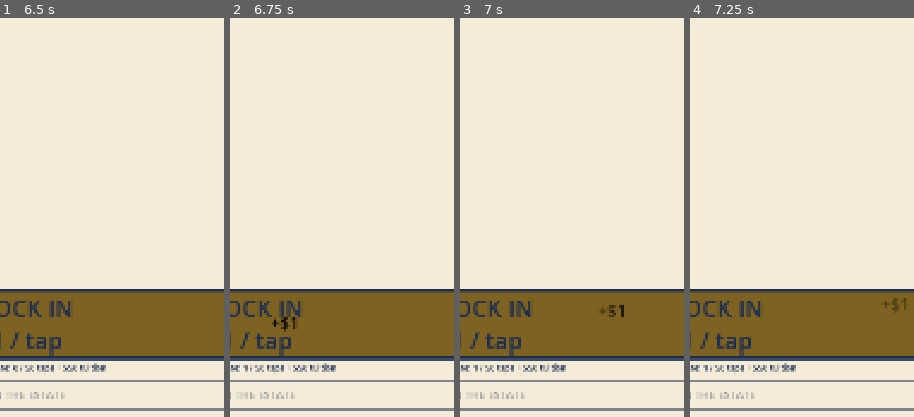
Above: before the commit, frames 1-4 (left to right).
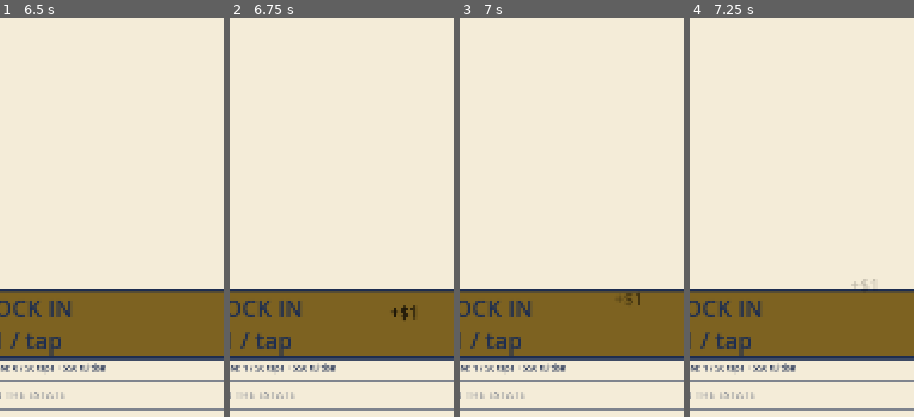
Above: after the commit, the same moments.

Repository: TimGoergen/american-tycoon
Game: Godot game, scene res://Main.tscn
Two runs of this game, one before a commit and one after it. Both use one fixed random seed, a clock stepped at 60 frames per second and the inputs below.
Inputs:
- Up to frame 1 (6.5 s): click "BUY MODE: ×1" at 0.5 s; click "BUY MODE: ×10" at 1.25 s; click "BUY MODE: ×100" at 2 s; click "BUY MODE: MAX" at 2.75 s; click "BUY ×1 $53" at 3.5 s; click "START" at 4.25 s; click "START" at 5 s; click "BUY ×1 $57" at 5.75 s
- Up to frame 2 (6.75 s): click "CLOCK IN $1 / tap" at 6.5 s
- Up to frame 3 (7 s): no input
- Up to frame 4 (7.25 s): no input
The pictures show only the part of the screen within x 46-96%, y 50-100%; the shares and areas given below are measured in that part.

Frame 1 is identical in both runs. In frame 2, 0.3% of the frame differs, in the area x 18-83%, y 71-79%; in frame 3, 0.3%; in frame 4, 0.2%.

Commit message:
Clock-in income floats: rise from center-right with a side-to-side wave
The "+income" labels now originate at the button's vertical center, 15%
of the width in from the right edge (±5px random), and float straight up
while swaying gently side to side (low-amplitude sine) and fading out,
instead of drifting from the left to the right end.

Co-Authored-By: Claude Opus 4.8 <noreply@anthropic.com>

Diff:
--- a/game/scripts/ui/WagePanel.gd
+++ b/game/scripts/ui/WagePanel.gd
@@ -63,11 +63,17 @@
 ## the frame thickness used in UiPalette.style_gold_progress.
 const SWEEP_FRAME_INSET := 8.0
 
-## Floating "+income" indicators: font size, how long each rises before vanishing,
-## and how far up it travels as a fraction of the meter's height.
+## Floating "+income" indicators that rise off the button on each earning tap.
+## They originate at the button's vertical center, INCOME_FLOAT_RIGHT_FRACTION of
+## the width in from the right edge (± INCOME_FLOAT_ORIGIN_JITTER px of random
+## spread), then float up while swaying gently side to side and fading out.
 const INCOME_FLOAT_FONT_SIZE := 40
 const INCOME_FLOAT_DURATION := 0.9
-const INCOME_FLOAT_RISE_FRACTION := 0.5
+const INCOME_FLOAT_RISE_FRACTION := 0.7    # how far up it travels (× button height)
+const INCOME_FLOAT_RIGHT_FRACTION := 0.15  # origin distance in from the right edge
+const INCOME_FLOAT_ORIGIN_JITTER := 5.0    # px of random spread on the origin x
+const INCOME_FLOAT_SWAY := 8.0             # px amplitude of the side-to-side wave
+const INCOME_FLOAT_WAVES := 1.5            # full side-to-side waves over the rise
 
 ## Seconds left in the current manual-tap blink. >0 means the blink is showing.
 var _flash_remaining := 0.0
@@ -334,27 +340,32 @@
 	label.mouse_filter = Control.MOUSE_FILTER_IGNORE
 	_wage_meter.add_child(label)
 
-	# Start at a slightly random spot in the left-center of the button; end near the
-	# right edge, risen by INCOME_FLOAT_RISE_FRACTION of the button's height. The
-	# text width keeps the right-end target fully on the plate.
-	var text_width := ThemeDB.fallback_font.get_string_size(
+	# Origin: the button's vertical center, INCOME_FLOAT_RIGHT_FRACTION of the width
+	# in from the right edge, with a few px of random spread on x. The label is
+	# centered on that point (its `position` is the top-left corner).
+	var text_size := ThemeDB.fallback_font.get_string_size(
 		label.text, HORIZONTAL_ALIGNMENT_LEFT, -1, INCOME_FLOAT_FONT_SIZE
-	).x
-	var start_pos := Vector2(
-		randf_range(meter_size.x * 0.12, meter_size.x * 0.45),
-		randf_range(meter_size.y * 0.35, meter_size.y * 0.6)
 	)
-	var end_pos := Vector2(
-		maxf(start_pos.x, meter_size.x - SWEEP_FRAME_INSET - text_width - 6.0),
-		start_pos.y - meter_size.y * INCOME_FLOAT_RISE_FRACTION
+	var origin_x := meter_size.x * (1.0 - INCOME_FLOAT_RIGHT_FRACTION) \
+		+ randf_range(-INCOME_FLOAT_ORIGIN_JITTER, INCOME_FLOAT_ORIGIN_JITTER)
+	var origin := Vector2(origin_x - text_size.x * 0.5, meter_size.y * 0.5 - text_size.y * 0.5)
+	label.position = origin
+
+	# Drive rise + gentle side-to-side sway + fade per frame from a 0→1 tween, then
+	# free the label (a sine sway can't be expressed as a plain property tween).
+	var tween := create_tween()
+	tween.tween_method(
+		func(t: float) -> void: _animate_income_float(label, origin, t),
+		0.0, 1.0, INCOME_FLOAT_DURATION
 	)
-	label.position = start_pos
-
-	# Rise + drift right while fading, then free the label when the motion ends.
-	var tween := create_tween()
-	tween.set_parallel(true)
-	tween.tween_property(label, "position", end_pos, INCOME_FLOAT_DURATION) \
-		.set_trans(Tween.TRANS_QUAD).set_ease(Tween.EASE_OUT)
-	tween.tween_property(label, "modulate:a", 0.0, INCOME_FLOAT_DURATION) \
-		.set_trans(Tween.TRANS_QUAD).set_ease(Tween.EASE_IN)
 	tween.finished.connect(label.queue_free)
+
+
+## Per-frame placement for a rising "+income" float; `t` runs 0→1 over its life.
+## It floats straight up by INCOME_FLOAT_RISE_FRACTION of the button height while
+## swaying gently side to side (a low-amplitude sine) and fading to transparent.
+func _animate_income_float(label: Label, origin: Vector2, t: float) -> void:
+	var rise := _wage_meter.size.y * INCOME_FLOAT_RISE_FRACTION
+	var sway := sin(t * TAU * INCOME_FLOAT_WAVES) * INCOME_FLOAT_SWAY
+	label.position = Vector2(origin.x + sway, origin.y - rise * t)
+	label.modulate.a = 1.0 - t
